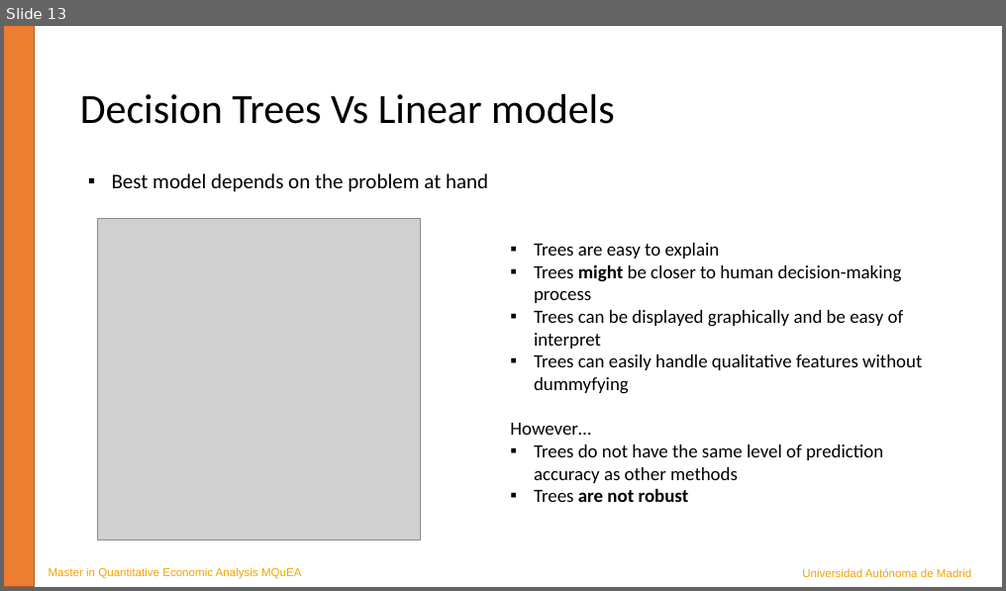
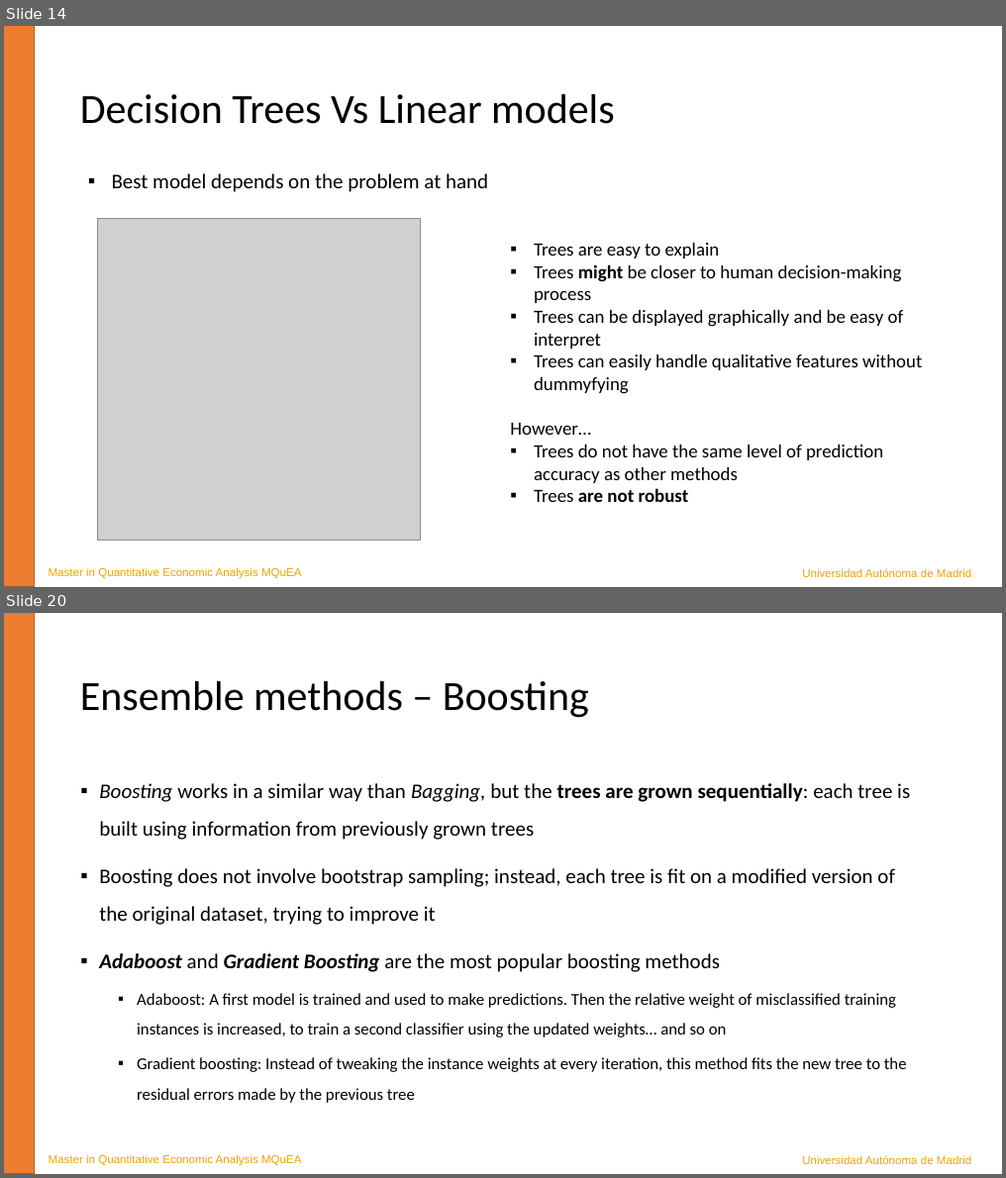
Before and after one commit to JavierBas/IMLEF-MQuEA, a slide deck: Course content/Slides/Topic 5 - Tree-based methods.pptx. Shown one above the other, each under a label of ours: slide 13 before the commit, slides 14 and 20 after it; the slides between them are not shown. The pictures are 1006x591 and 1006x1178 pixels, drawn with LibreOffice and Linux fonts; fonts in the diff are those of the drawing; grey boxes stand for pictures. Boxes give left, top, right and bottom in pixels: in the first picture for what was removed or moved away, otherwise in the second. Text is boxed around its words. In the diff, an @@ line names an element or a change of style, - is before the commit and + after.

```diff
--- a/Course content/Slides/Topic 5 - Tree-based methods.pptx
+++ b/Course content/Slides/Topic 5 - Tree-based methods.pptx
@@ slide 20 added at (x1=4, y1=613, x2=1002, y2=1174), background #FFFFFF @@
@@ rectangle added at (x1=4, y1=613, x2=35, y2=1174), fill #ED7D31, outline #AF5C24 1 pt @@
@@ title added at (x1=80, y1=681, x2=589, y2=718), 40 pt, text #000000 @@
+Ensemble methods – Boosting
@@ text added at (x1=99, y1=783, x2=910, y2=1103), 16 pt, text #000000 @@
+▪ Boosting works in a similar way than Bagging, but the trees are grown sequentially: each tree is built using information from previously grown trees
+▪ Boosting does not involve bootstrap sampling; instead, each tree is fit on a modified version of the original dataset, trying to improve it
+▪ Adaboost and Gradient Boosting are the most popular boosting methods
+  ▪ Adaboost: A first model is trained and used to make predictions. Then the relative weight of misclassified training instances is increased, to train a second classifier using the updated weights… and so on
+  ▪ Gradient boosting: Instead of tweaking the instance weights at every iteration, this method fits the new tree to the residual errors made by the previous tree
@@ text added at (x1=49, y1=1155, x2=301, y2=1166), 11 pt, text #F4A200 @@
+Master in Quantitative Economic Analysis MQuEA
@@ text added at (x1=802, y1=1156, x2=971, y2=1164), 11 pt, text #F4A200 @@
+Universidad Autónoma de Madrid
@@ what was slide 13 is now slide 14 @@
```
Also in this commit, not shown: 3 slides changed, 6 other slides added, 1 other file.
